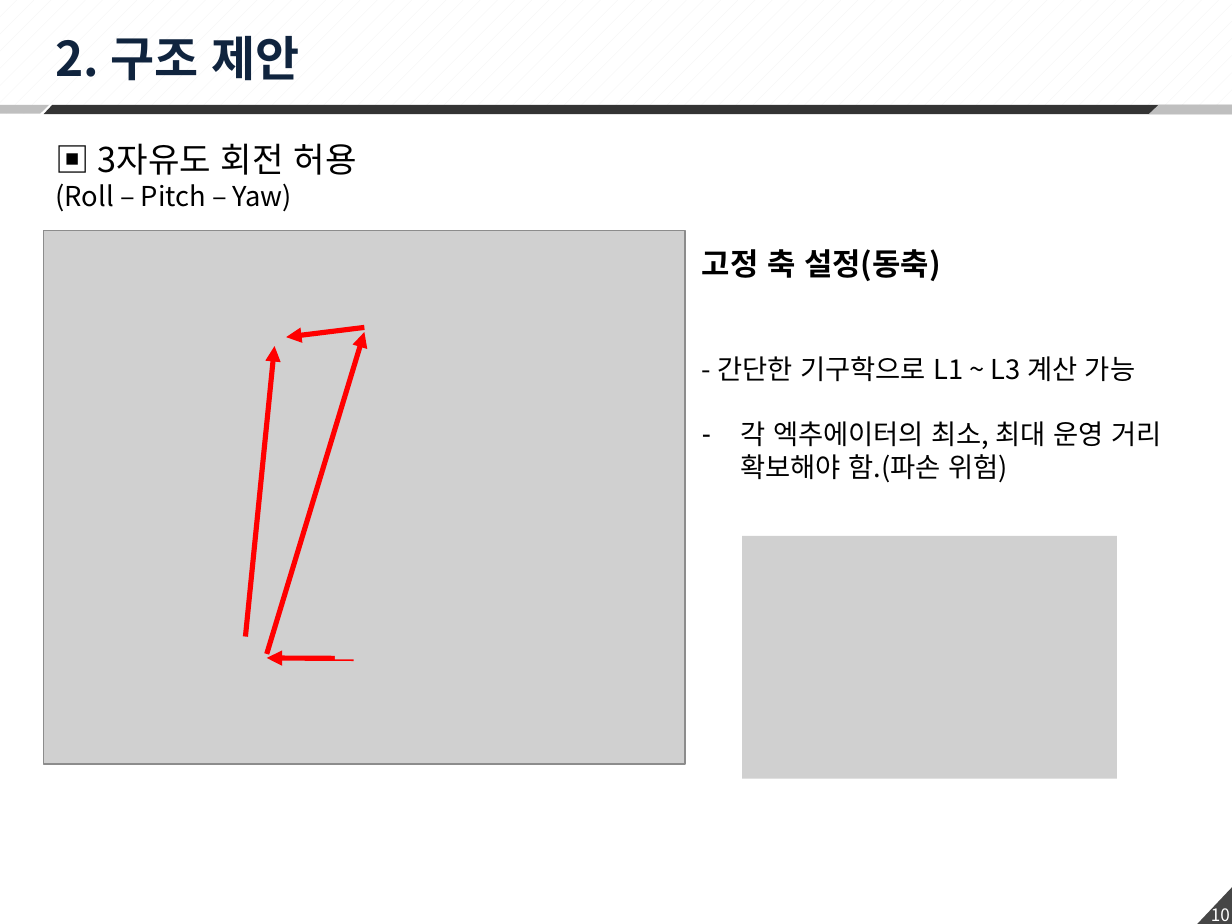
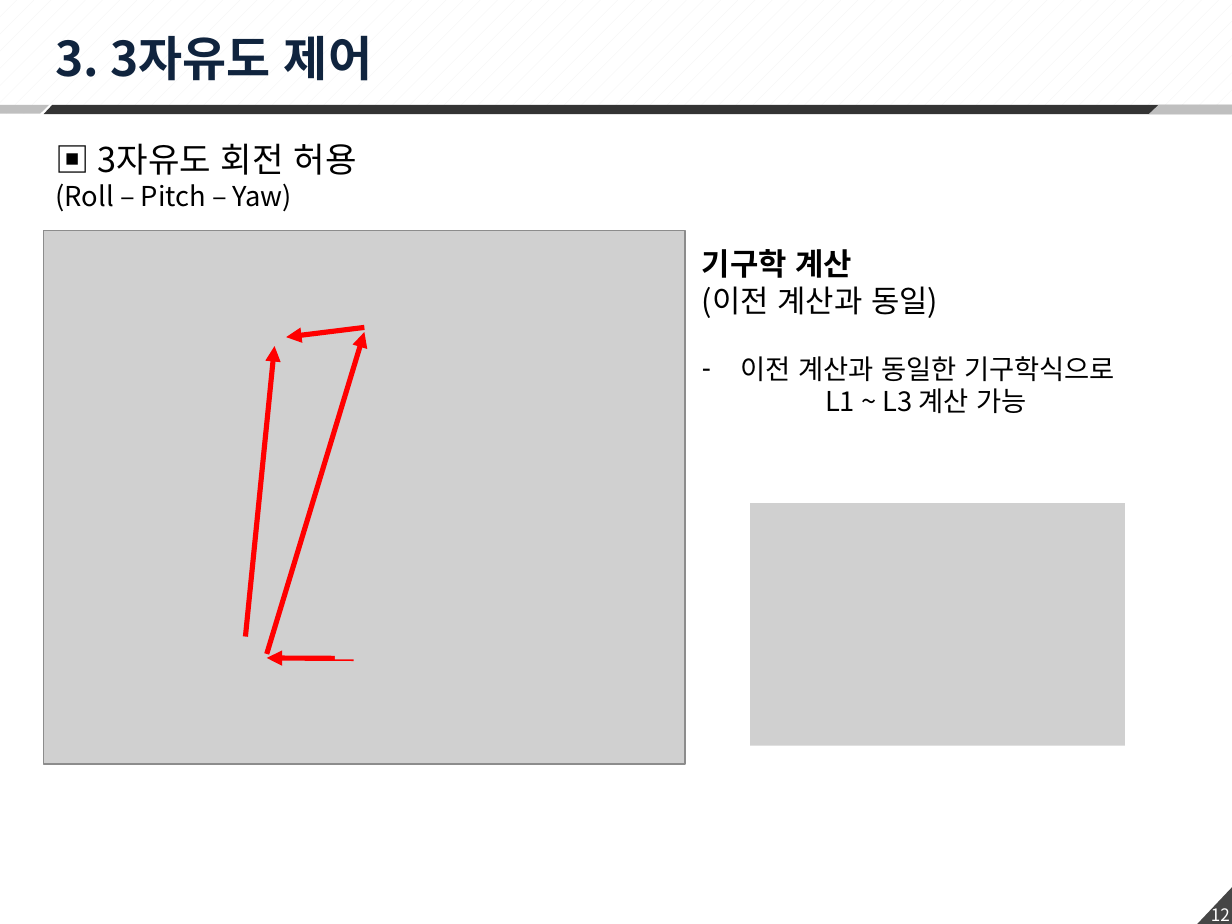
Before and after one commit to changhee-Jung/Hexapod, a slide deck: slide 12 of 02 Scheduler/200406_Hexapod 수식정리.pptx (slide 10 before the commit). Drawn at 1232x924 pixels with LibreOffice and Linux fonts; fonts in the diff are those of the drawing; grey boxes stand for pictures. Boxes give left, top, right and bottom in pixels: in the first picture for what was removed or moved away, otherwise in the second. Text is boxed around its words. In the diff, an @@ line names an element or a change of style, - is before the commit and + after.

```diff
--- a/02 Scheduler/200406_Hexapod 수식정리.pptx
+++ b/02 Scheduler/200406_Hexapod 수식정리.pptx
@@ text at (56, 35, 372, 81): text changed @@
-2. 구조 제안
+3. 3자유도 제어
@@ text at (702, 249, 1115, 413): text changed @@
-고정 축 설정(동축)
-- 간단한 기구학으로 L1 ~ L3 계산 가능
-– 각 엑추에이터의 최소, 최대 운영 거리 확보해야 함.(파손 위험)
+기구학 계산
+(이전 계산과 동일)
+– 이전 계산과 동일한 기구학식으로
+L1 ~ L3 계산 가능
@@ picture: place and size @@
-picture at (742, 536, 1116, 779)
+picture at (750, 503, 1125, 745)
@@ page number at (1211, 904, 1230, 921): text changed @@
-10
+12
```
Also in this commit, not shown: 2 other slides changed, 2 slides added, 1 other file.
